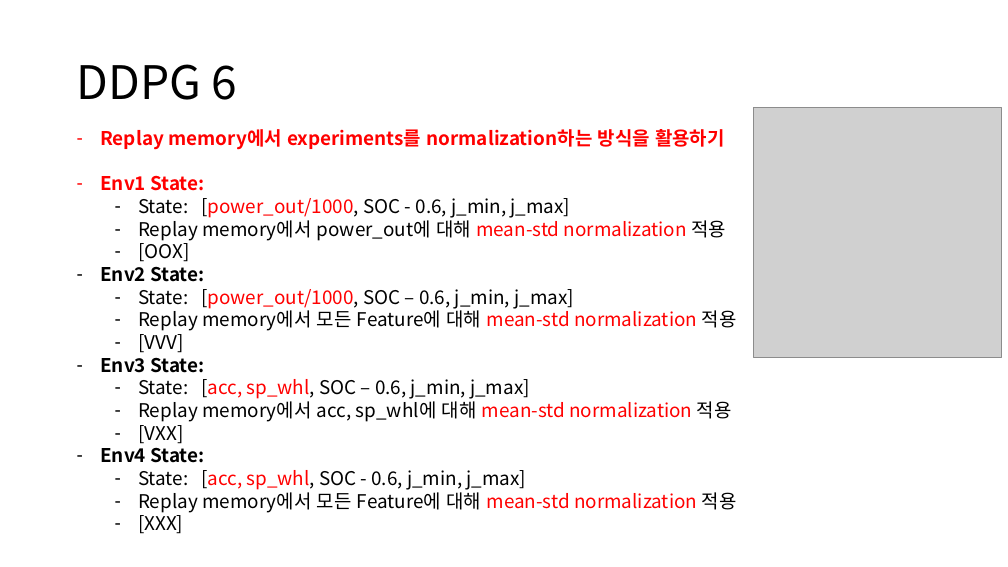
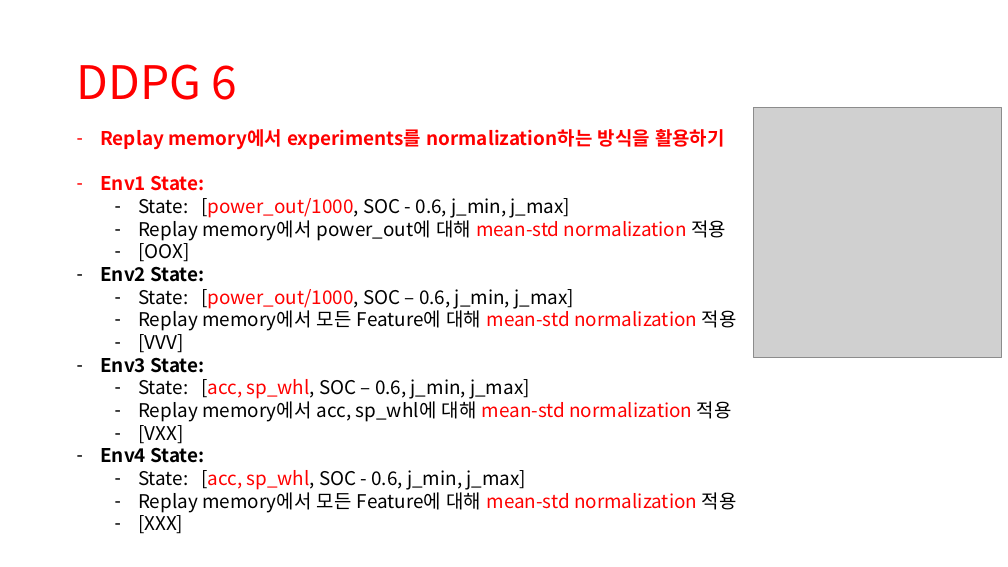
Before and after one commit to zidane89/experiment, a slide deck: slide 17 of 실험정리.pptx. Drawn at 1008x567 pixels with LibreOffice and Linux fonts; fonts in the diff are those of the drawing; grey boxes stand for pictures. Boxes give left, top, right and bottom in pixels: in the first picture for what was removed or moved away, otherwise in the second. Text is boxed around its words. In the diff, an @@ line names an element or a change of style, - is before the commit and + after.

```diff
--- a/실험정리.pptx
+++ b/실험정리.pptx
@@ title "DDPG 6" at bbox=[77, 64, 238, 100]: text colour #000000 to #FF0000 @@
```
Also in this commit, not shown: 1 other slide changed, 8 other files.
